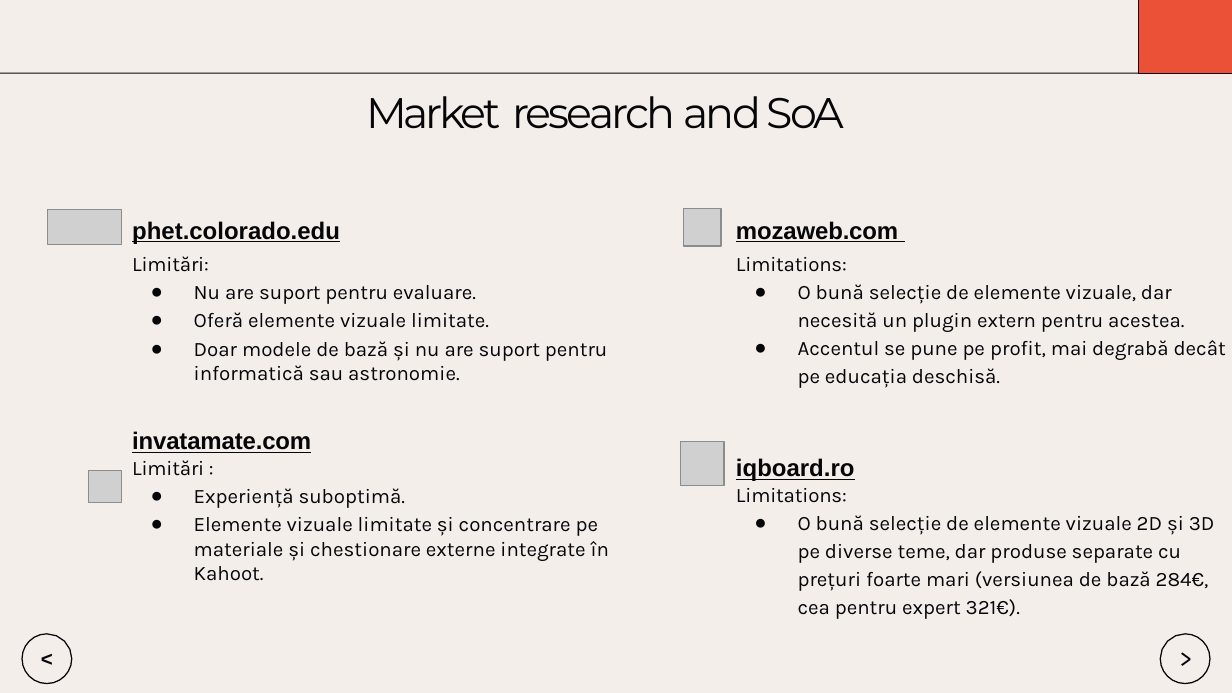
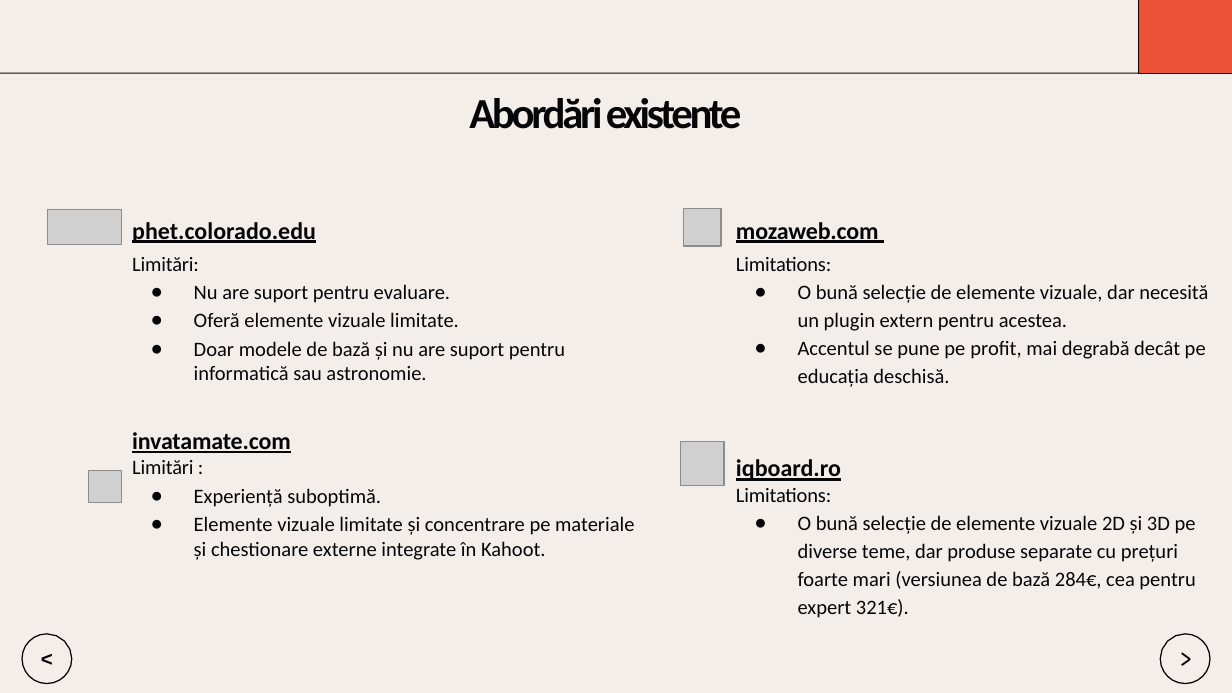
Before and after one commit to Dragomir1401/VisioScience-3D, a slide deck: slide 3 of Roadmap/scss/Prezentare_Final_Dragomir_Andrei.pptx. Drawn at 1232x693 pixels with LibreOffice and Linux fonts; fonts in the diff are those of the drawing; grey boxes stand for pictures. Boxes give left, top, right and bottom in pixels: in the first picture for what was removed or moved away, otherwise in the second. Text is boxed around its words. In the diff, an @@ line names an element or a change of style, - is before the commit and + after.

```diff
--- a/Roadmap/scss/Prezentare_Final_Dragomir_Andrei.pptx
+++ b/Roadmap/scss/Prezentare_Final_Dragomir_Andrei.pptx
@@ title at (469, 98, 742, 129): text changed; font Montserrat to Calibri; bold on @@
-Market research and SoA
+Abordări existente
@@ text "phet.colorado.edu" at (132, 222, 634, 560): font Arial to Calibri in "phet.colorado.edu", "invatamate.com"; font Karla to Calibri in "Limitări:", "Nu are suport pentru evaluare.", "Oferă elemente vizuale limitate.", "Doar modele de bază și nu are ..." and 3 more places @@
@@ text "mozaweb.com" at (736, 222, 1208, 618): font Arial to Calibri in "mozaweb.com", "iqboard.ro"; font Karla to Calibri @@
```
Also in this commit, not shown: 6 other slides changed, 9 slides added, 5 slides removed.
